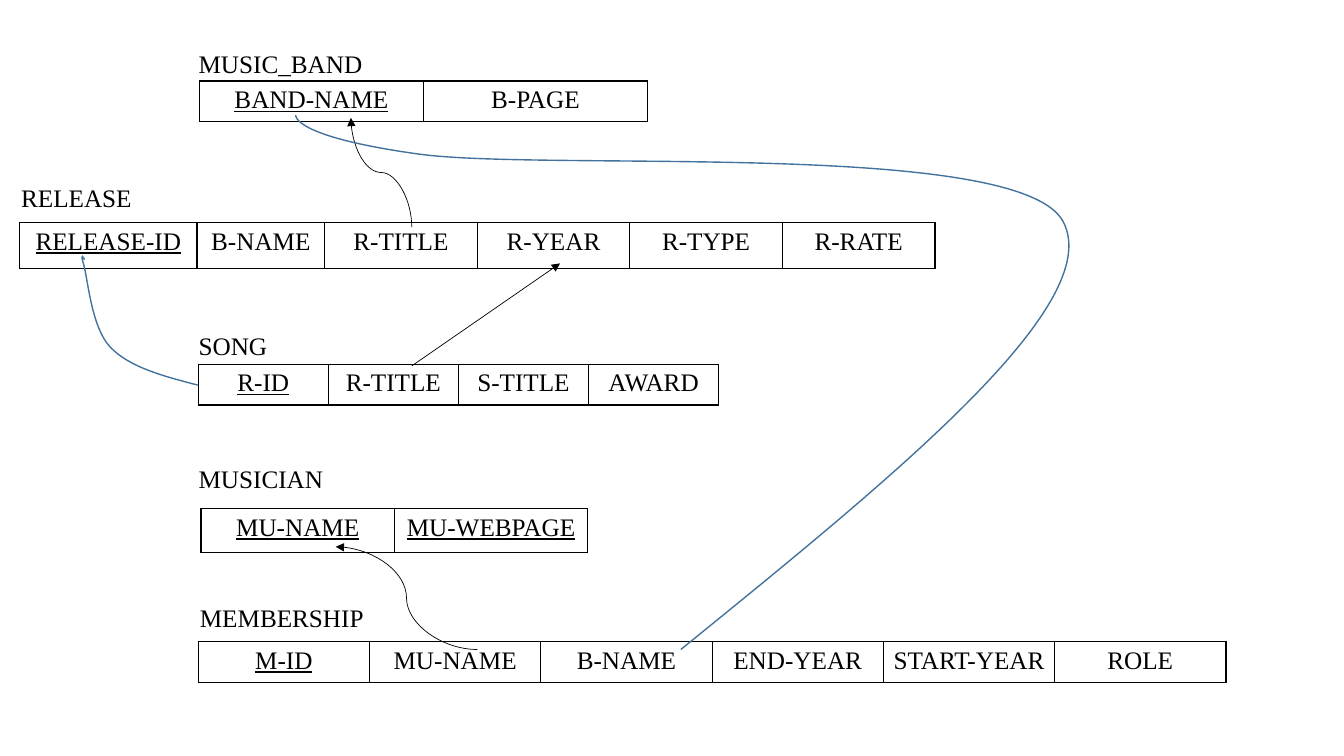
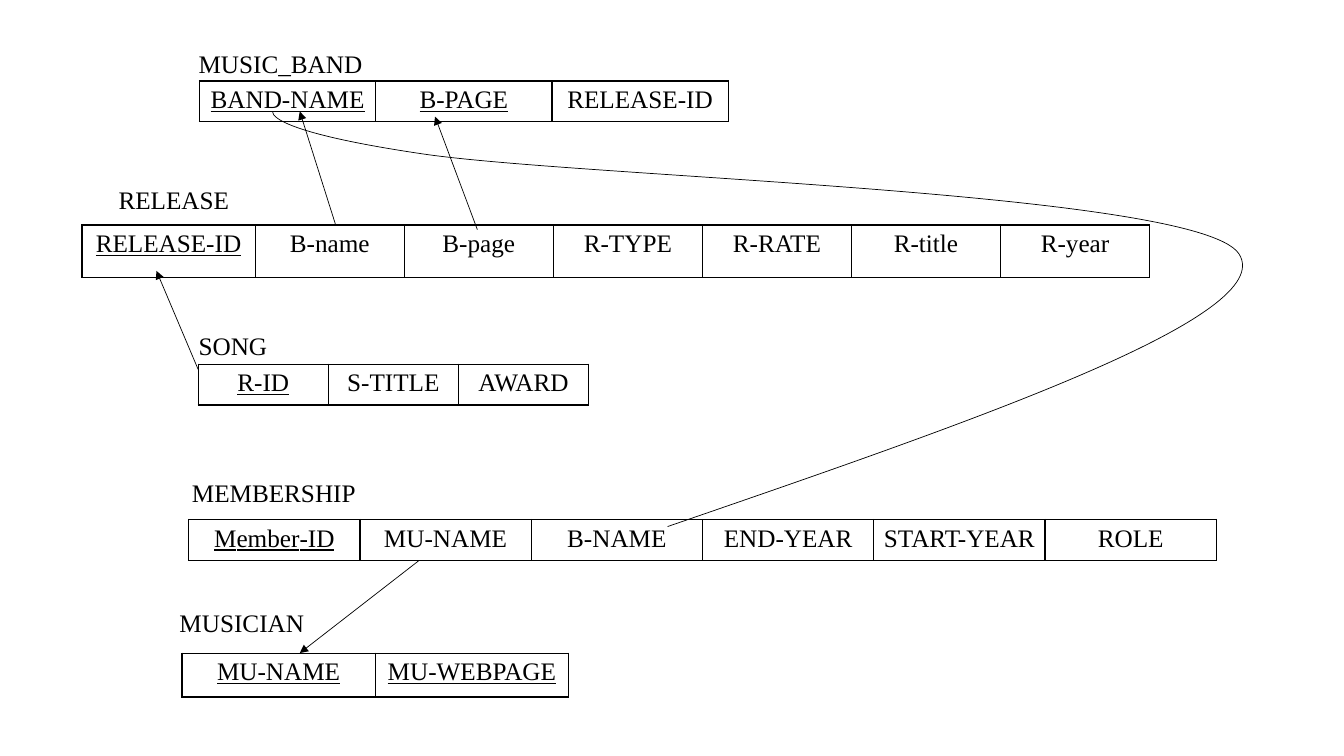
Before and after one commit to EllisonZhang/Coursework, a slide deck: slide 1 of DataBase/figure.pptx. Drawn at 1344x756 pixels with LibreOffice and Linux fonts; fonts in the diff are those of the drawing. Boxes give left, top, right and bottom in pixels: in the first picture for what was removed or moved away, otherwise in the second. Text is boxed around its words. In the diff, an @@ line names an element or a change of style, - is before the commit and + after.

```diff
--- a/DataBase/figure.pptx
+++ b/DataBase/figure.pptx
@@ table at bbox=[200, 81, 729, 122] @@
+column 3: RELEASE-ID
@@ table: place and size @@
-table at bbox=[200, 81, 647, 122]
+table at bbox=[200, 81, 729, 122]
@@ freeform shape: place and size @@
-freeform shape at bbox=[295, 115, 1069, 649]
+freeform shape at bbox=[273, 112, 1243, 527]
@@ freeform shape at bbox=[273, 112, 1243, 527]: outline #43739E 1 pt to #000000 0.5 pt @@
@@ arrow added from (336, 225) to (299, 112), #000000 0.5 pt @@
@@ curved arrow removed from (411, 227) to (351, 118) @@
@@ arrow added from (478, 230) to (436, 117), #000000 0.5 pt @@
@@ text "RELEASE": place and size @@
-text "RELEASE" at bbox=[21, 190, 131, 208]
+text "RELEASE" at bbox=[119, 192, 229, 210]
@@ table at bbox=[82, 225, 1150, 277] @@
-column 2: B-NAME
-column 3: R-TITLE
-column 4: R-YEAR
+column 2: B-name
+column 3: B-page
+column 6: R-title
+column 7: R-year
@@ table: place and size @@
-table at bbox=[19, 223, 934, 269]
+table at bbox=[82, 225, 1150, 277]
@@ freeform shape removed at bbox=[82, 256, 198, 385] @@
@@ arrow added from (199, 370) to (156, 271), #000000 0.5 pt @@
@@ table at bbox=[199, 364, 589, 405] @@
-column 2: R-TITLE
@@ table: place and size @@
-table at bbox=[199, 364, 719, 405]
+table at bbox=[199, 364, 589, 405]
@@ text "MEMBERSHIP": place and size @@
-text "MEMBERSHIP" at bbox=[200, 610, 364, 628]
+text "MEMBERSHIP" at bbox=[192, 485, 356, 503]
@@ table at bbox=[189, 519, 1217, 561] @@
-row 1, column 1: M-ID
+row 1, column 1: Member-ID
@@ table: place and size @@
-table at bbox=[199, 641, 1227, 683]
+table at bbox=[189, 519, 1217, 561]
@@ arrow moved from (411, 366) - (561, 263) to (419, 561) - (299, 653) @@
@@ curved arrow removed from (478, 649) to (336, 546) @@
@@ text "MUSICIAN": place and size @@
-text "MUSICIAN" at bbox=[199, 471, 324, 489]
+text "MUSICIAN" at bbox=[179, 615, 304, 633]
@@ table: place and size @@
-table at bbox=[201, 509, 588, 554]
+table at bbox=[182, 653, 570, 698]
```
Also in this commit, not shown: 1 other file.
